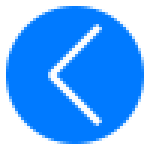
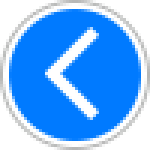
Before/after of a 150 × 150 layered artwork. What changed in the layer stack:
removed layer "Form 6" over [48, 72, 102, 126]
removed layer "Form 7" over [48, 24, 102, 78]
added layer "Form 8 Kopie" above "Form 8" over [45, 66, 99, 120]
added layer "Form 8" above "Ellipse 1 Kopie" over [45, 27, 99, 81]
added layer "Ellipse 1 Kopie" above "Ellipse 1" over [0, 0, 150, 150]
painted on "Ellipse 1" over [6, 6, 144, 144]
